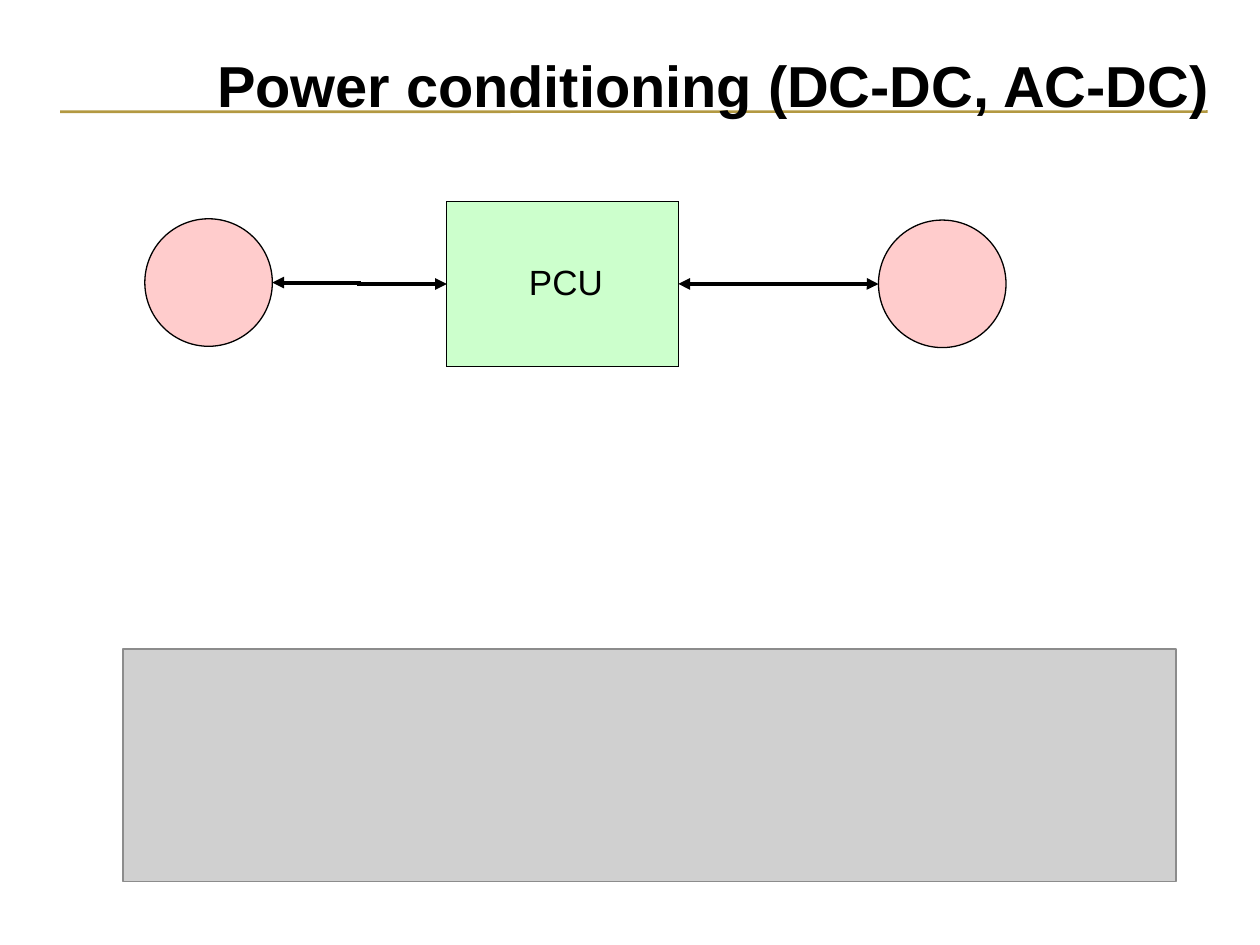
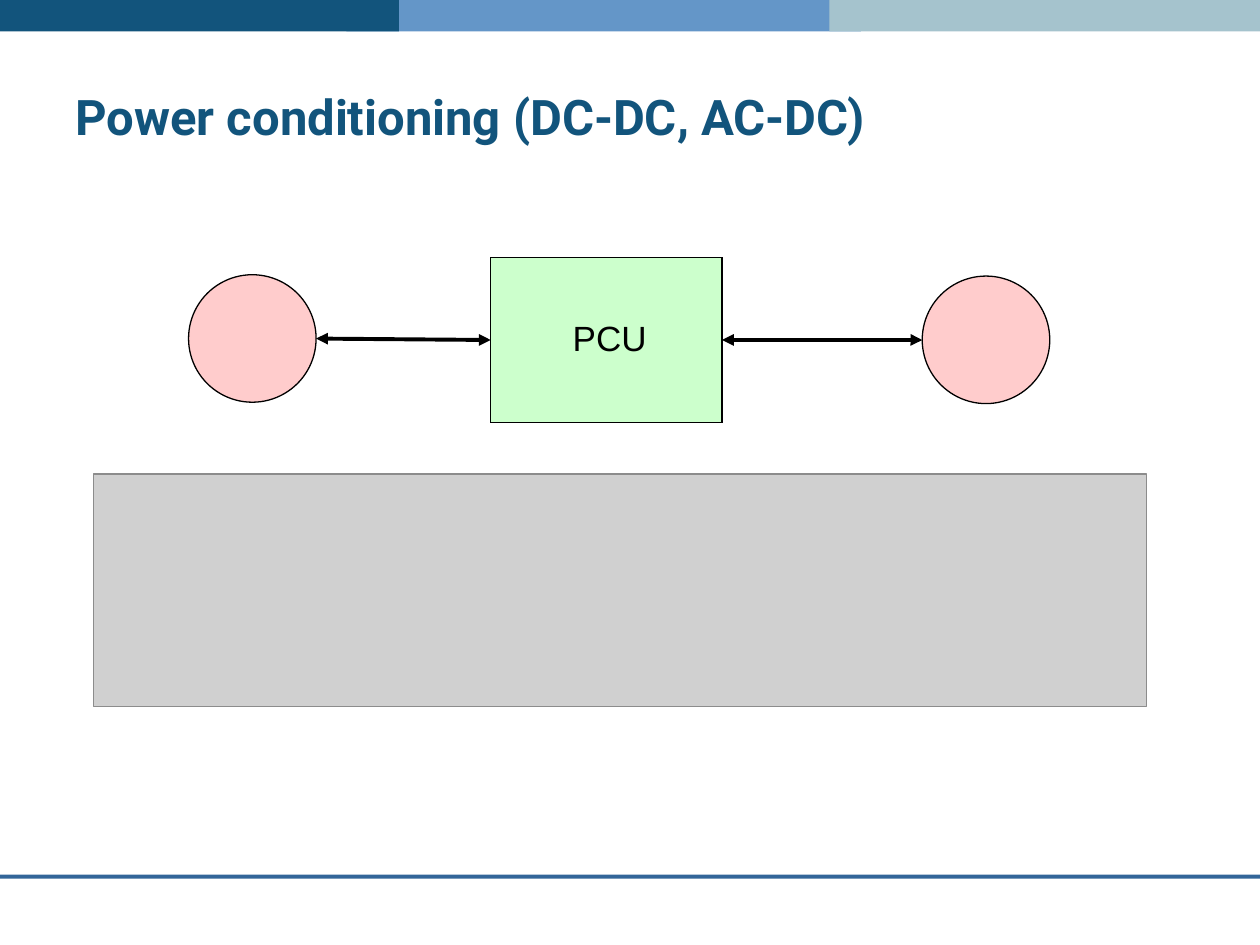
Before and after one commit to ESP-rCommunity/ESPrExtras, a slide deck: slide 11 of training/co-simulator_ESP-r/elec_network/electric_network.ppt. Drawn at 1260x945 pixels with LibreOffice and Linux fonts; fonts in the diff are those of the drawing; grey boxes stand for pictures; background and template pictures are left out. Boxes give left, top, right and bottom in pixels: in the first picture for what was removed or moved away, otherwise in the second. Text is boxed around its words. In the diff, an @@ line names an element or a change of style, - is before the commit and + after.

```diff
--- a/training/co-simulator_ESP-r/elec_network/electric_network.ppt
+++ b/training/co-simulator_ESP-r/elec_network/electric_network.ppt
@@ rectangle added at (0, 0, 399, 32), fill #12547C @@
@@ rectangle added at (346, 0, 861, 32), fill #6496C8 @@
@@ rectangle added at (829, 0, 1260, 32), fill #A5C3CD @@
@@ title "Power conditioning (DC-DC, AC-DC)": place and size @@
-title "Power conditioning (DC-DC, AC-DC)" at (217, 65, 1208, 117)
+title "Power conditioning (DC-DC, AC-DC)" at (75, 96, 865, 146)
@@ title "Power conditioning (DC-DC, AC-DC)" at (75, 96, 865, 146): size 33 to 28 pt, font Arial to Roboto, text colour #000000 to #12547C; alignment right to left; line spacing 0.84 to 1 @@
@@ line removed from (1207, 112) to (60, 112) @@
@@ elbow double arrow removed from (272, 282) to (447, 284) @@
@@ double arrow added from (316, 339) to (490, 340), #000000 2.24 pt @@
@@ 2 ellipses, 1 text, 1 rectangle, 1 elbow double arrow: place and size @@
-2 ellipses, 1 text, 1 rectangle, 1 elbow double arrow at (145, 202, 1005, 367)
+2 ellipses, 1 text, 1 rectangle, 1 elbow double arrow at (189, 257, 1050, 422)
@@ picture: place and size @@
-picture at (123, 649, 1177, 881)
+picture at (93, 474, 1147, 706)
@@ line added from (1260, 877) to (0, 877), #336699 2.24 pt @@
```
Also in this commit, not shown: 13 other slides changed.
